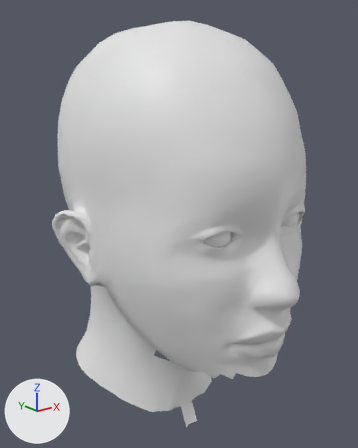
Renders of the glTF model models/head.glb from each side of a commit.
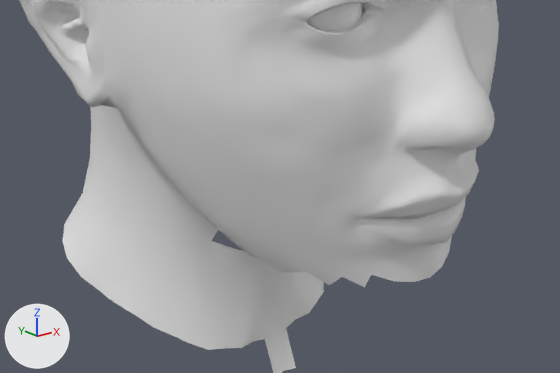
There are two pictures of each version: one whole from a 50 mm camera at (-2.16, -2.67, 1.22) aimed at (0.01, 0.04, 0.13), one close up on the part from 12% to 93% of the width and 51% to 95% of the height. The lights are fixed; the arrows at lower left show +X, +Y and +Z. The last two pictures show the newer version.

In view in the first close-up: 'head'.
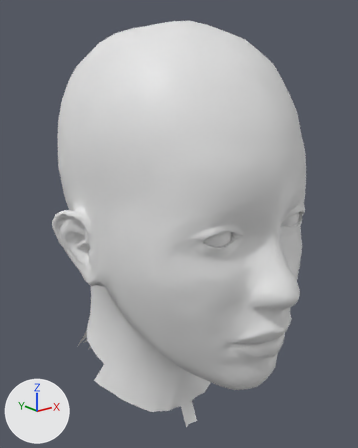
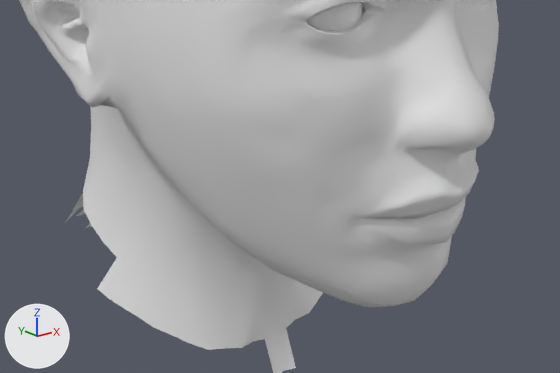
What differs and where, as boxes (x1, y1, x2, y2) in the close-ups (560 x 373 px):
part 1 of me_head, deleted
    before: (63, 193, 117, 289)
part 2 of me_head, added
    after: (212, 230, 451, 308)

The edits, one by one:
me_head is used by ob_head; location (0.0, 0.0, 0.0).
Verts and faces of me_head; kept vertices keep their numbers, new ones are numbered from 4385.
Before the commit, vertices of me_head: 775 (-0.48, 0.37, -1.02) at pixel (116, 257), 777 (-0.54, 0.44, -1.18) at pixel (97, 288), 821 (-0.5, 0.45, -0.98) at pixel (104, 243), 822 (-0.57, 0.52, -1.15) at pixel (80, 276), 827 (-0.5, 0.54, -0.95) at pixel (92, 227).
Before the commit, vertices of me_head: 828 (-0.59, 0.61, -1.1) at pixel (67, 258), 833 (-0.49, 0.63, -0.91) at pixel (83, 209), 834 (-0.57, 0.69, -1.06) at pixel (62, 241), 839 (-0.45, 0.71, -0.88) at pixel (82, 192), 840 (-0.51, 0.78, -1.04) at pixel (64, 223).
me_head had 4385 vertices, 8660 faces and spanned x -0.88..0.88, y -1.05..1.05, z -1.51..1.51.
me_head now has 4482 vertices, 8900 faces and spans x -0.88..0.88, y -1.05..1.05, z -1.51..1.51.
Part 1, on me_head:
Vertices deleted: 822, 828, 834 (with the faces that use them).
Faces deleted: (833, 839, 840).
Part 2, on me_head:
97 vertices are added at x -0.34..0.34, y -0.85..-0.09, z -0.83..-0.69.
6 new vertices lie (0.0, 0.05, -0.01) away from vertices in x -0.36..0.36, y -0.64..-0.53, z -0.76..-0.67.
256 new faces join them.
Other edits to the shape of me_head do not show in these pictures.
